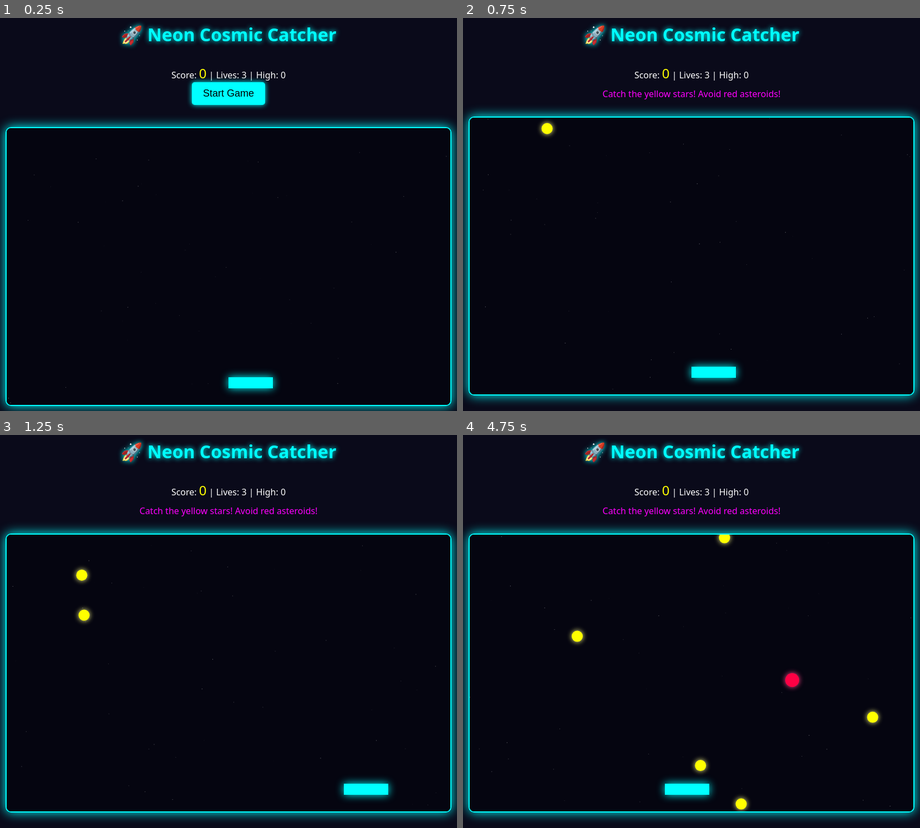
Above: before the commit, frames 1-4 (two rows, left to right).
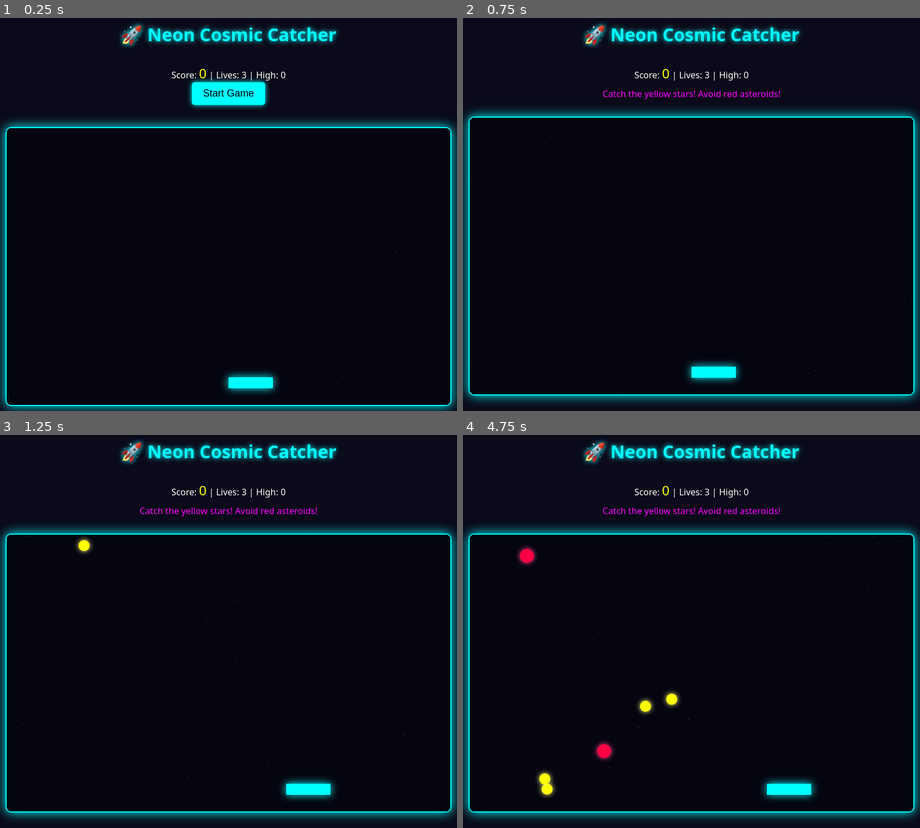
Above: after the commit, the same moments.

Repository: Sammiee2015lulz/daily-fun-cool-games
Game: browser game, page index.html
Same seed, same stepped clock (60 frames per second), same inputs: the game is played once before the commit and once after it.
Inputs:
- Up to frame 1 (0.25 s): no input
- Up to frame 2 (0.75 s): click "Start Game" at 0.27 s
- Up to frame 3 (1.25 s): hold Right from 1.03 s (still down); tap Space at 1.1 s
- Up to frame 4 (4.75 s): release Right at 1.53 s; hold Left 1.58-2.15 s; tap Space every 0.5 s from 1.6 to 4.6 s; hold Right 2.2-2.87 s; hold Left 2.92-3.35 s; hold Right 3.4-3.9 s; hold Left 3.95-4.52 s; hold Right from 4.57 s (still down)

Frame 1 is identical in both runs. In frame 2, 0.1% of the frame differs, in the area x 1-98%, y 25-96%; in frame 3, 1.5%; in frame 4, 2.7%, in the area x 1-99%, y 25-96%.

Commit message:
Fix game loop to prevent stacking on restart

Diff:
--- a/index.html
+++ b/index.html
@@ -42,9 +42,6 @@
 let spawnTimer = 0;
 let difficulty = 1;
 
-function resize() {
-  // keep fixed for simplicity
-}
 window.addEventListener('keydown', e => keys[e.key] = true);
 window.addEventListener('keyup', e => keys[e.key] = false);
 canvas.addEventListener('mousemove', e => {
@@ -90,13 +87,13 @@
     spawnTimer = 0;
   }
 
-  items.forEach((item, i) => {
+  for (let i = items.length - 1; i >= 0; i--) {
+    const item = items[i];
     item.y += item.speed;
     if (item.y > canvas.height) {
       items.splice(i, 1);
-      return;
+      continue;
     }
-    // collision
     if (item.x < player.x + player.width &&
         item.x + item.size > player.x &&
         item.y < player.y + player.height &&
@@ -113,14 +110,15 @@
       }
       items.splice(i, 1);
     }
-  });
-
-  particles.forEach((p, i) => {
+  }
+
+  for (let i = particles.length - 1; i >= 0; i--) {
+    const p = particles[i];
     p.x += p.vx;
     p.y += p.vy;
     p.life--;
     if (p.life <= 0) particles.splice(i, 1);
-  });
+  }
 
   difficulty = 1 + score / 200;
   scoreEl.textContent = score;
@@ -130,13 +128,11 @@
 function draw() {
   ctx.fillStyle = '#050510';
   ctx.fillRect(0, 0, canvas.width, canvas.height);
-  // stars background
   for (let i = 0; i < 50; i++) {
     ctx.fillStyle = `rgba(255,255,255,${Math.random()*0.5})`;
     ctx.fillRect(Math.random()*canvas.width, Math.random()*canvas.height, 1, 1);
   }
 
-  // player neon paddle
   ctx.fillStyle = '#00ffff';
   ctx.shadowBlur = 15;
   ctx.shadowColor = '#00ffff';
@@ -191,7 +187,6 @@
   gameRunning = true;
   messageEl.textContent = 'Catch the yellow stars! Avoid red asteroids!';
   startBtn.style.display = 'none';
-  gameLoop();
 }
 
 function endGame() {
@@ -209,7 +204,7 @@
 }
 
 startBtn.addEventListener('click', startGame);
-gameLoop(); // for initial draw
+gameLoop();
 </script>
 </body>
 </html>
